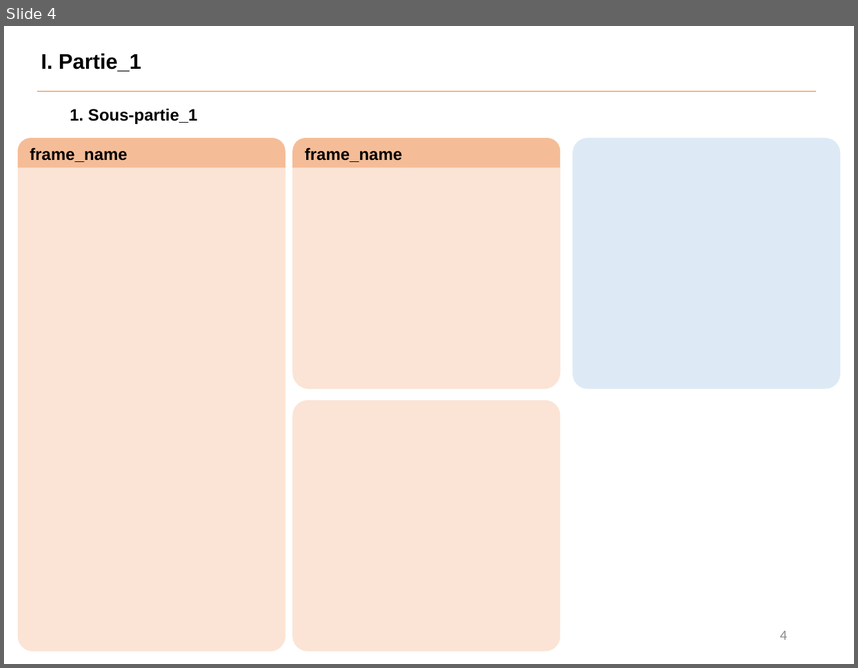
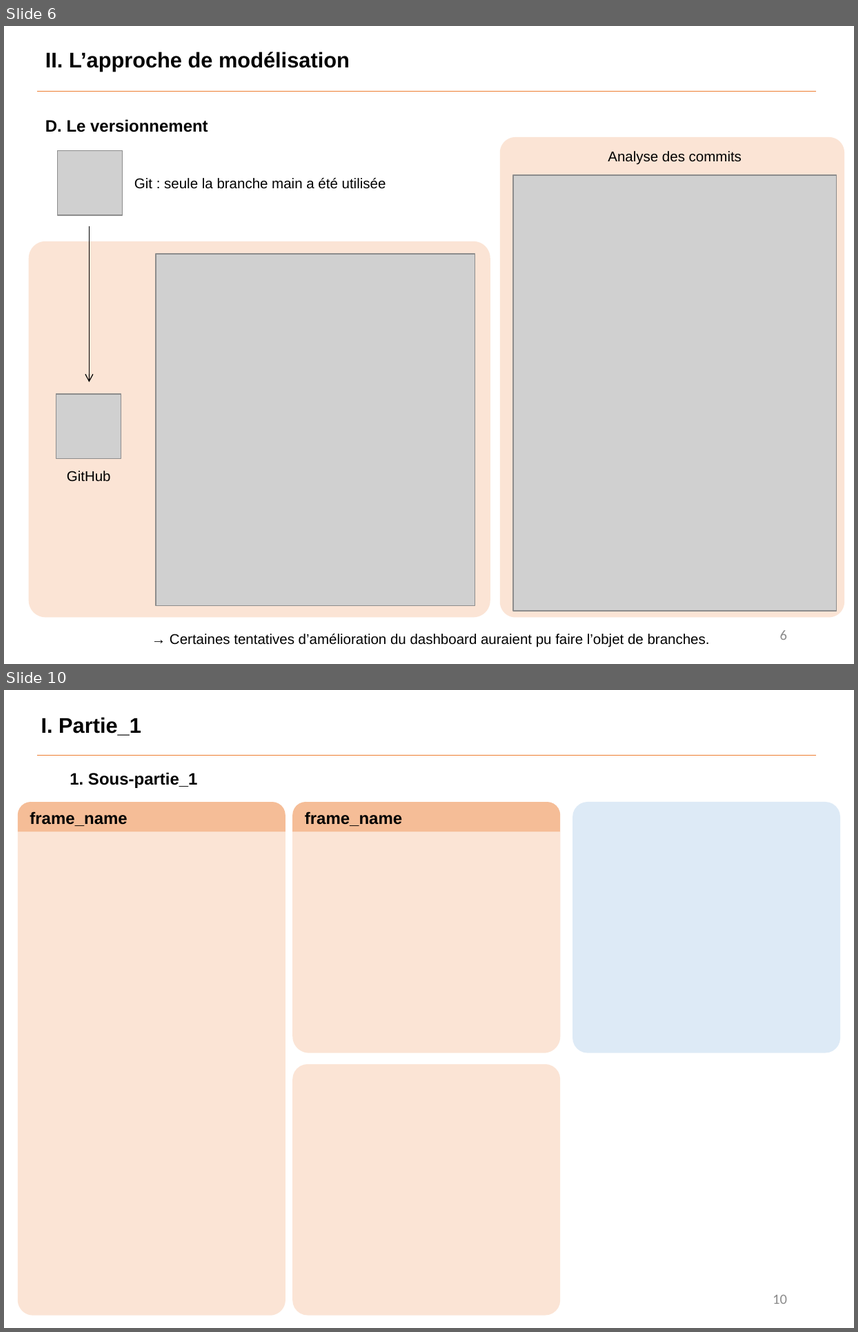
Before and after one commit to Benoit-78/P7_credit_loan_scoring_model, a slide deck: soutenance/P7_soutenance.pptx. Shown one above the other, each under a label of ours: slide 4 before the commit, slides 6 and 10 after it; the slides between them are not shown. The pictures are 858x668 and 858x1332 pixels, drawn with LibreOffice and Linux fonts; fonts in the diff are those of the drawing; grey boxes stand for pictures. Boxes give left, top, right and bottom in pixels: in the first picture for what was removed or moved away, otherwise in the second. Text is boxed around its words. In the diff, an @@ line names an element or a change of style, - is before the commit and + after.

```diff
--- a/soutenance/P7_soutenance.pptx
+++ b/soutenance/P7_soutenance.pptx
@@ slide 6 added at [4, 26, 854, 664], background #FFFFFF @@
@@ text added at [45, 52, 350, 72], 18 pt, text #000000, bold @@
+II. L’approche de modélisation
@@ line added from (37, 92) to (816, 92), #ED7D31 0.5 pt @@
@@ text added at [45, 119, 208, 132], 14 pt, text #000000, bold @@
+D. Le versionnement
@@ rounded rectangle added at [499, 137, 844, 617], fill #F8CBAD at 50% opacity @@
@@ picture added at [58, 150, 122, 215] @@
@@ text added at [608, 151, 742, 165], 12 pt, text #000000 @@
+Analyse des commits
@@ text added at [134, 178, 386, 189], 12 pt, text #000000 @@
+Git : seule la branche main a été utilisée
@@ picture added at [513, 175, 836, 610] @@
@@ arrow added from (89, 227) to (89, 382), #000000 0.75 pt @@
@@ rounded rectangle added at [29, 241, 490, 617], fill #F8CBAD at 50% opacity @@
@@ picture added at [156, 254, 475, 606] @@
@@ picture added at [56, 394, 121, 459] @@
@@ text added at [67, 470, 111, 481], 12 pt, text #000000 @@
+GitHub
@@ text added at [170, 633, 710, 647], 12 pt, text #000000 @@
+→ Certaines tentatives d’amélioration du dashboard auraient pu faire l’objet de branches.
@@ page number added at [780, 630, 787, 639], 12 pt, text #8C8C8C @@
+6
@@ what was slide 4 is now slide 10 @@
@@ page number at [773, 1294, 787, 1303]: text changed @@
-4
+10
```
Also in this commit, not shown: 5 slides changed, 6 other slides added, 1 slide removed, 8 other files.
